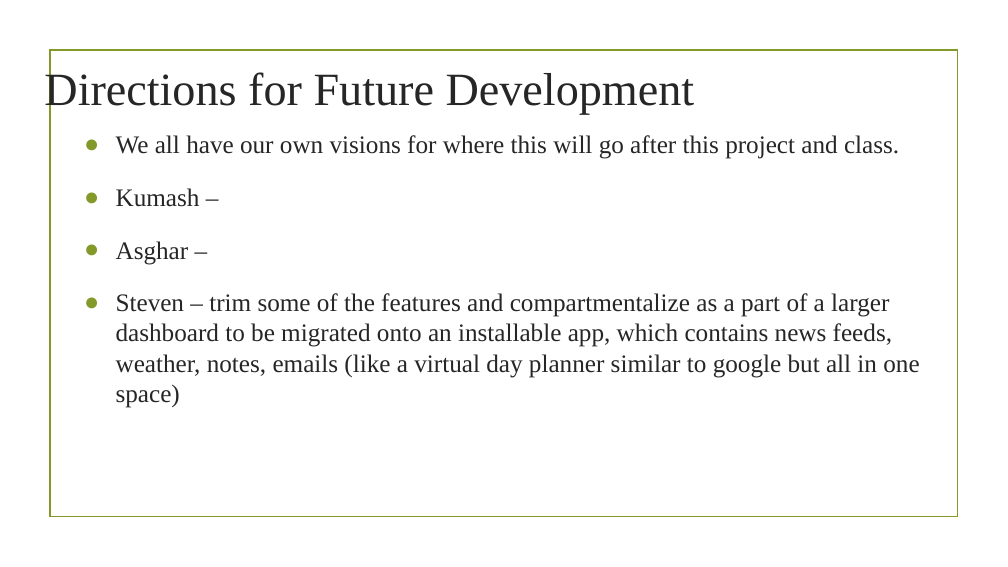
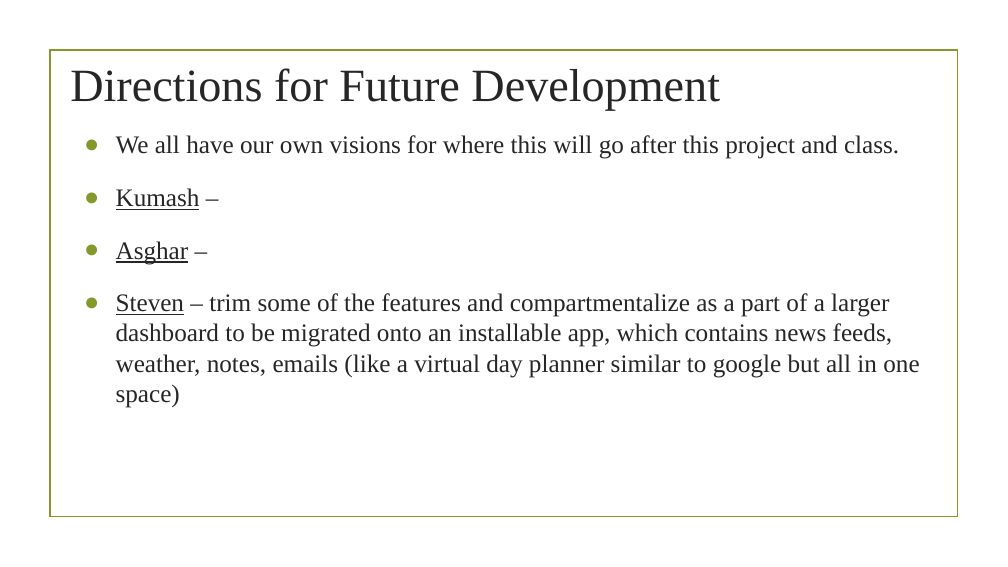
Before and after one commit to StevenTraboulay/StockApp.github.io, a slide deck: slide 7 of Rough work/Project Presentation.pptx. Drawn at 1008x567 pixels with LibreOffice and Linux fonts; fonts in the diff are those of the drawing; background and template pictures are left out. Boxes give left, top, right and bottom in pixels: in the first picture for what was removed or moved away, otherwise in the second. Text is boxed around its words. In the diff, an @@ line names an element or a change of style, - is before the commit and + after.

```diff
--- a/Rough work/Project Presentation.pptx
+++ b/Rough work/Project Presentation.pptx
@@ title "Directions for Future Development": place and size @@
-title "Directions for Future Development" at <box>44,69,695,114</box>
+title "Directions for Future Development" at <box>70,68,720,110</box>
@@ text at <box>116,188,919,408</box>: underline on in "Kumash", "Asghar", "Steven" @@
```
Also in this commit, not shown: 4 other slides changed.
